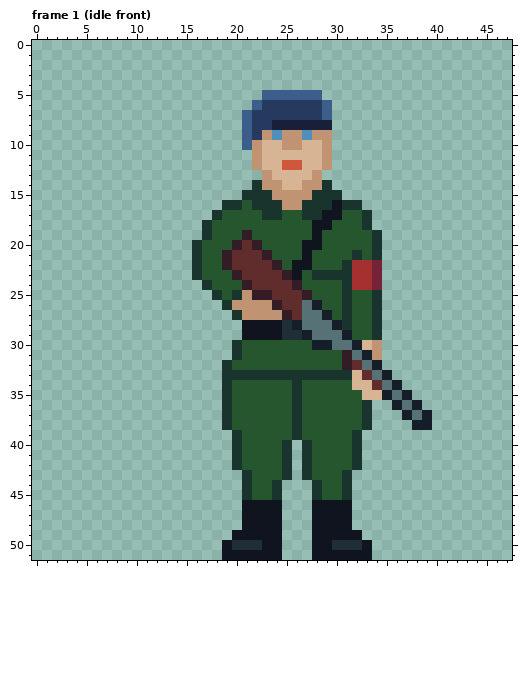
Two versions of one pixel-art file, raw assets/sersjant.ase. Above, as it was before the edit.
48x52 pixels, 57 frames. Shown: frame 1 (idle front). The commit also changed other frames, which this record leaves out.
Now the later version:
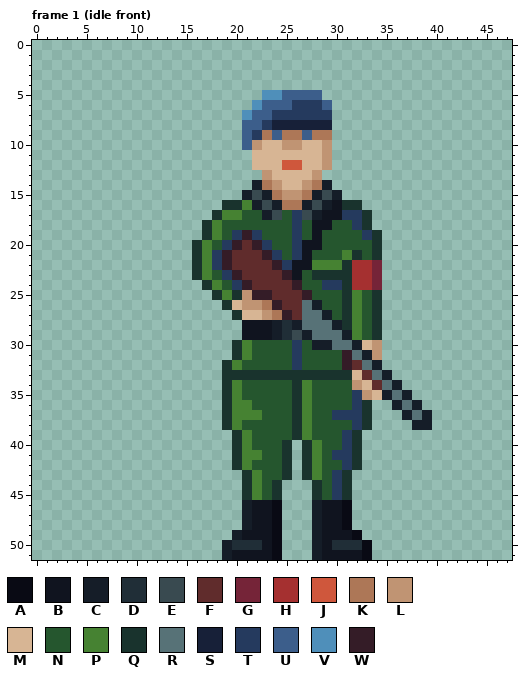
Palette (. is transparent): A #090a14  B #10141f  C #151d28  D #202e37  E #394a50  F #602c2c  G #752438  H #a53030  J #cf573c  K #ad7757  L #c09473  M #d7b594  N #25562e  P #468232  Q #19332d  R #577277  S #172038  T #253a5e  U #3c5e8b  V #4f8fba  W #341c27
Log entry: sersjant and prest art revised
From old to new:
layer "weapon" removed
Frame 1 (idle front), layer "character":
Colour A replaces colour B in rows 46 to 48 at x 24 and 31; in row 49 at x 24 and 32; in rows 50 to 51 at x 24 and 33.
Colour C replaces colour B in rows 28 to 29 at x 24; in rows 46 to 48 at x 21 and 28; in row 49 at x 20 and 28; in rows 50 to 51 at x 19 and 28.
Colour C replaces colour Q in row 14 at x 22 and 29; in row 15 at x 21, 23, 28 and 30; in row 16 at x 22, 24, 27 and 29; in row 17 at x 23 and 28.
Colour E replaces colour D in row 29 at x 26.
Colour E replaces colour Q in row 15 at x 22 and 29; in row 16 at x 23 and 28; in row 17 at x 24 and 27.
Colour K replaces colour L in row 9 at x 23, 25 to 26 and 28 to 29; in row 14 at x 23 and 28; in row 15 at x 24 and 27; in row 16 at x 25 to 26; in row 26 at x 23; in row 27 at x 24.
Colour L replaces colour M in row 34 at x 32; in row 35 at x 33.
Colour M replaces colour L in rows 11 to 12 at x 22; in row 26 at x 20; in row 27 at x 21 to 22.
Colour P replaces colour N in row 16 at x 21; in row 17 at x 19 to 20; in rows 18 to 19 at x 18; in row 20 at x 17; in row 21 at x 17 and 31; in row 22 at x 17 and 28 to 30.
Colour P replaces colour N in row 23 at x 17; in row 24 at x 18; in row 25 at x 19 and 32; in rows 26 to 29 at x 32; in rows 30 to 31 at x 21; in row 32 at x 20.
Colour P replaces colour N in rows 34 to 35 at x 20 and 27; in row 36 at x 20 to 21 and 27; in row 37 at x 20 to 22 and 27; in row 38 at x 20 and 27; in row 39 at x 21 and 27; in row 40 at x 21 and 28.
Colour P replaces colour N in row 41 at x 21 to 22 and 28; in row 42 at x 21 and 28; in row 43 at x 22 and 28; in rows 44 to 45 at x 22.
Colour T replaces colour N in row 17 at x 26 and 31 to 32; in row 18 at x 26 and 32; in row 19 at x 20, 22, 26 and 33; in row 20 at x 19, 23 and 26; in row 21 at x 18, 24 and 26; in row 22 at x 18 and 25.
Colour T replaces colour N in row 23 at x 19; in row 24 at x 20 and 29 to 30; in rows 30 to 32 at x 26; in rows 35 to 36 at x 32; in row 37 at x 30 to 32; in row 38 at x 32.
Colour T replaces colour N in rows 39 to 40 at x 31; in row 41 at x 30 to 31; in row 42 at x 31; in rows 43 to 45 at x 30.
Colour T replaces colour U in row 7 at x 29.
Colour U replaces colour T in row 6 at x 23 to 25; in row 7 at x 22 to 23; in row 8 at x 22.
Colour U replaces colour V in row 9 at x 24 and 27.
Colour V replaces colour U in row 5 at x 23 to 24; in row 6 at x 22; in row 7 at x 21.
Pixel boxes of the changes (left, top, right, bottom) in both pictures:
changed: (202, 90, 372, 560)
